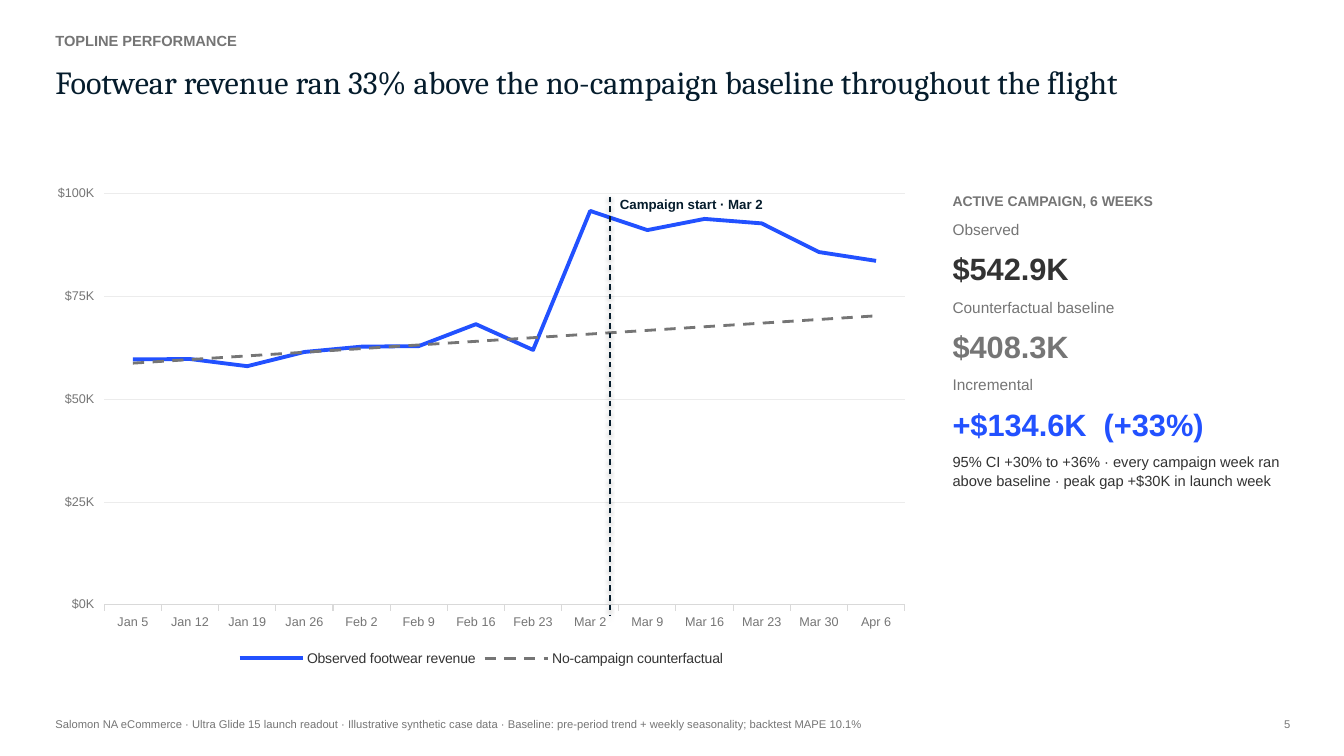
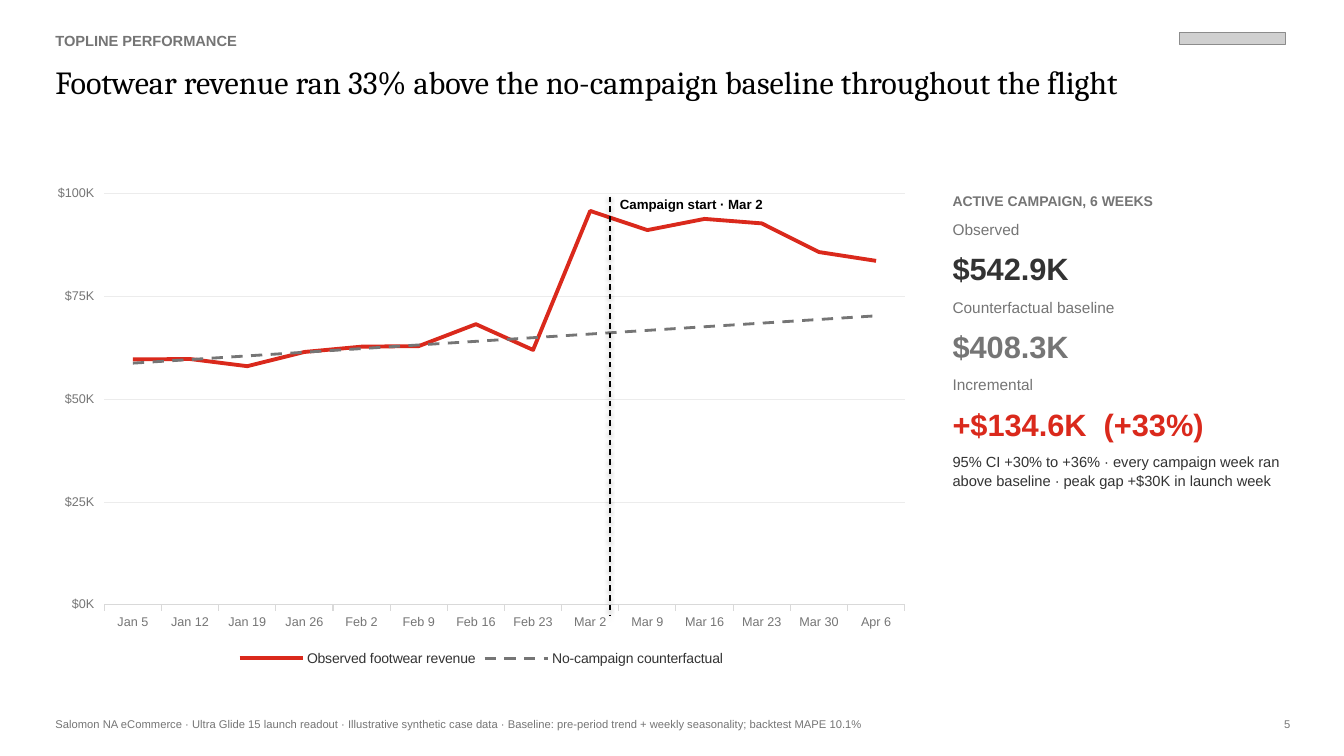
Before and after one commit to andersone17/salomon_case, a slide deck: slide 5 of deliverables/UG15_Campaign_Readout.pptx. Drawn at 1344x756 pixels with LibreOffice and Linux fonts; fonts in the diff are those of the drawing; grey boxes stand for pictures. Boxes give left, top, right and bottom in pixels: in the first picture for what was removed or moved away, otherwise in the second. Text is boxed around its words. In the diff, an @@ line names an element or a change of style, - is before the commit and + after.

```diff
--- a/deliverables/UG15_Campaign_Readout.pptx
+++ b/deliverables/UG15_Campaign_Readout.pptx
@@ picture added at (1180,32,1286,44) @@
@@ text "Footwear revenue ran 33% above ..." at (55,71,1118,101): text colour #051C2C to #000000 @@
@@ line chart at (40,176,923,670) @@
@@ colour of Observed footwear revenue #2251FF to #DA291C @@
@@ line (610, 197) - (610, 615): stroke #051C2C 1 pt dashed to #000000 1 pt dashed @@
@@ text "Campaign start · Mar 2" at (620,199,762,212): text colour #051C2C to #000000 @@
@@ text at (953,413,1204,441): text colour #2251FF to #DA291C in "+$134.6K (+33%)" @@
```
Also in this commit, not shown: 12 other slides changed, 11 other files.
